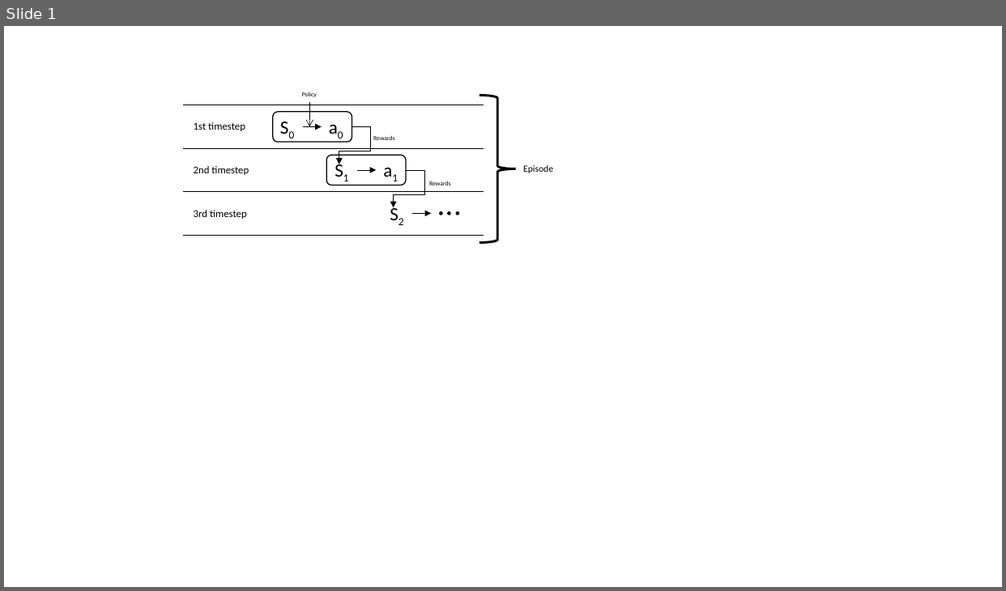
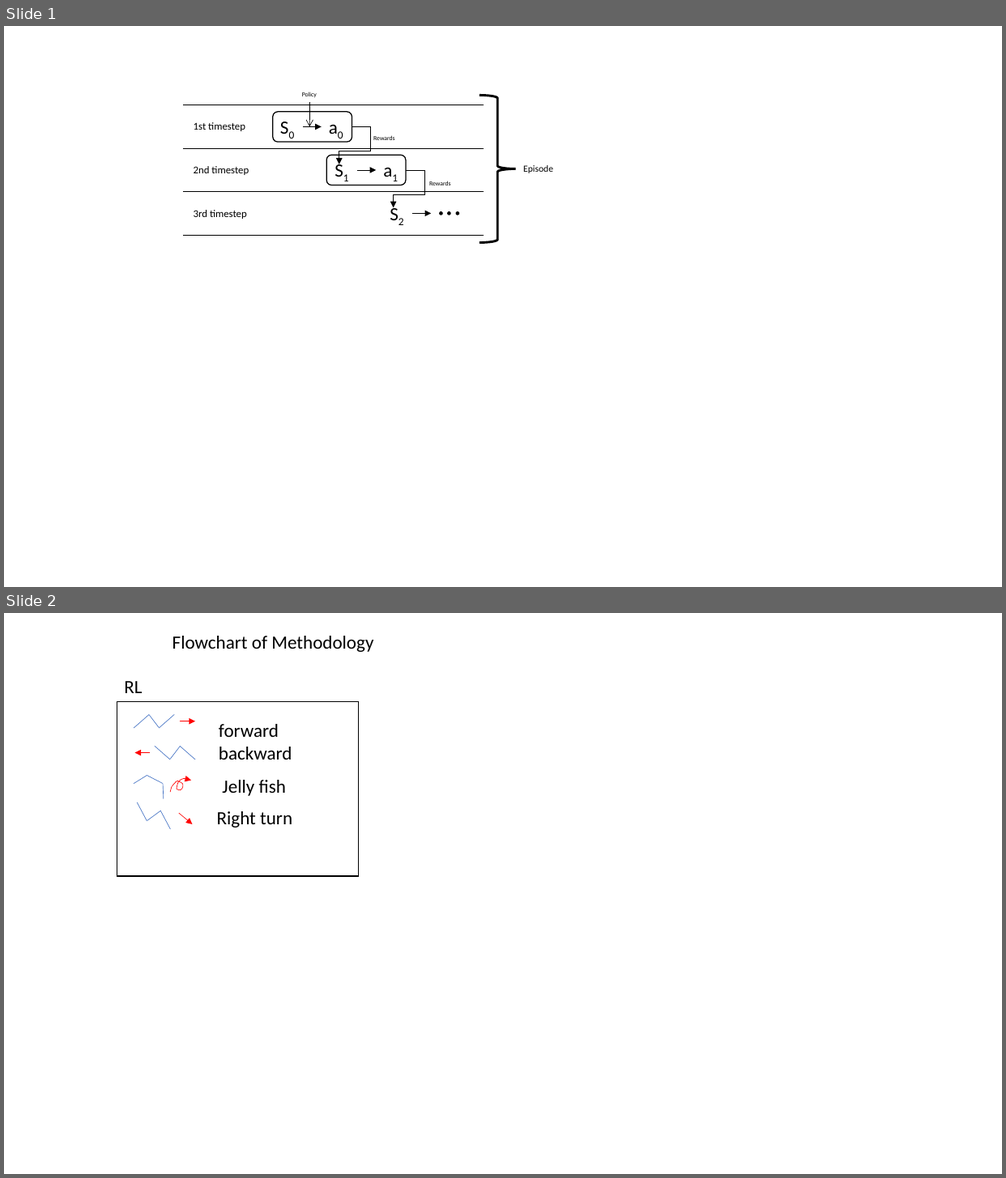
Before and after one commit to Nockda/dissertation, a slide deck: 논문/그림/프레젠테이션1.pptx. Shown one above the other, each under a label of ours: slide 1 before the commit, slides 1 and 2 after it. The pictures are 1006x591 and 1006x1178 pixels, drawn with LibreOffice and Linux fonts; fonts in the diff are those of the drawing. Boxes give left, top, right and bottom in pixels: in the first picture for what was removed or moved away, otherwise in the second. Text is boxed around its words. In the diff, an @@ line names an element or a change of style, - is before the commit and + after.

```diff
--- a/논문/그림/프레젠테이션1.pptx
+++ b/논문/그림/프레젠테이션1.pptx
@@ slide 2 added at box(4, 613, 1002, 1174), background #FFFFFF @@
@@ text added at box(172, 636, 373, 652), 18 pt, text #000000 @@
+Flowchart of Methodology
@@ text added at box(124, 681, 142, 693), 18 pt, text #000000 @@
+RL
@@ rectangle added at box(117, 701, 359, 875), outline #000000 1 pt @@
@@ line added from (134, 728) to (149, 715), #4472C4 0.5 pt @@
@@ line added from (149, 715) to (159, 727), #4472C4 0.5 pt @@
@@ line added from (159, 728) to (175, 715), #4472C4 0.5 pt @@
@@ arrow added from (180, 722) to (195, 722), #FF0000 0.5 pt @@
@@ text added at box(219, 724, 279, 737), 18 pt, text #000000 @@
+forward
@@ arrow added from (150, 753) to (135, 753), #FF0000 0.5 pt @@
@@ line added from (155, 747) to (170, 760), #4472C4 0.5 pt @@
@@ line added from (170, 759) to (180, 747), #4472C4 0.5 pt @@
@@ line added from (180, 747) to (195, 760), #4472C4 0.5 pt @@
@@ text added at box(219, 747, 292, 760), 18 pt, text #000000 @@
+backward
@@ line added from (134, 784) to (147, 776), #4472C4 0.5 pt @@
@@ line added from (147, 776) to (163, 784), #4472C4 0.5 pt @@
@@ freeform shape added at box(170, 776, 191, 795), outline #FF0000 0.5 pt @@
@@ text added at box(222, 780, 286, 796), 18 pt, text #000000 @@
+Jelly fish
@@ line added from (138, 803) to (147, 821), #4472C4 0.5 pt @@
@@ line added from (163, 784) to (164, 799), #4472C4 0.5 pt @@
@@ line added from (147, 821) to (160, 811), #4472C4 0.5 pt @@
@@ line added from (160, 811) to (170, 829), #4472C4 0.5 pt @@
@@ arrow added from (179, 813) to (193, 824), #FF0000 0.5 pt @@
@@ text added at box(217, 811, 292, 828), 18 pt, text #000000 @@
+Right turn
```
Also in this commit, not shown: 1 slide removed, 32 other files.
